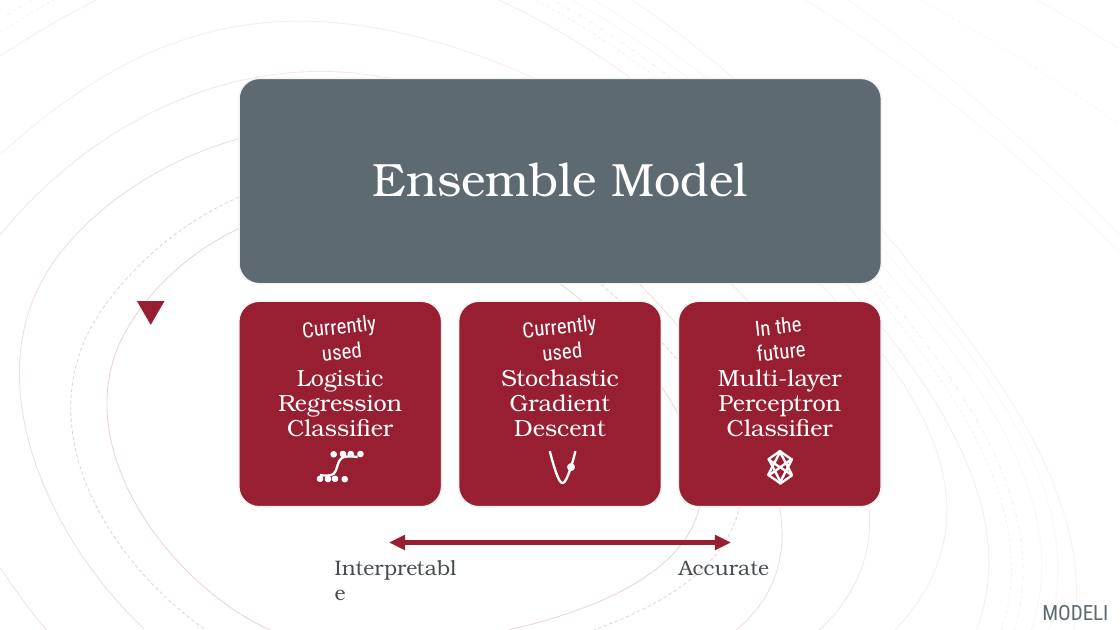
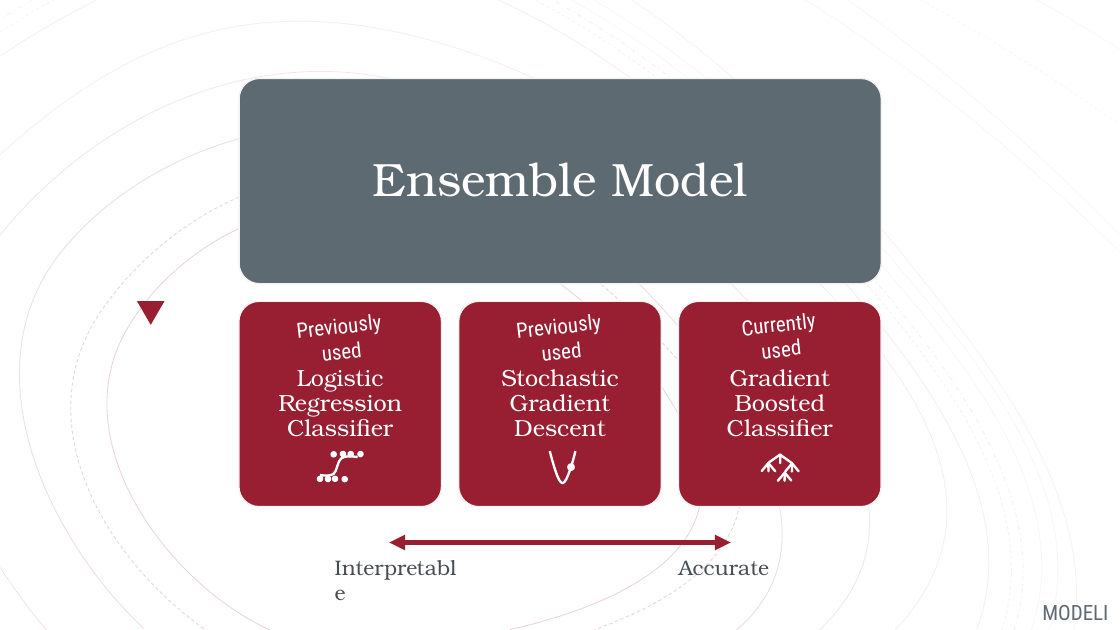
Before and after one commit to concrete-abstraction/student_risk_sagemaker, a slide deck: slide 7 of Documentation/student_risk_presentation.pptx. Drawn at 1120x630 pixels with LibreOffice and Linux fonts; fonts in the diff are those of the drawing. Boxes give left, top, right and bottom in pixels: in the first picture for what was removed or moved away, otherwise in the second. Text is boxed around its words. In the diff, an @@ line names an element or a change of style, - is before the commit and + after.

```diff
--- a/Documentation/student_risk_presentation.pptx
+++ b/Documentation/student_risk_presentation.pptx
@@ text in rounded speech box at [297, 314, 382, 361]: text changed @@
-Currently used
+Previously used
@@ text in rounded speech box at [517, 314, 602, 361]: text changed @@
-Currently used
+Previously used
@@ rounded speech box "Currently used": place and size @@
-rounded speech box "Currently used" at [725, 324, 835, 353]
+rounded speech box "Currently used" at [719, 321, 841, 351]
@@ text in rounded speech box at [742, 313, 816, 359]: text changed @@
-In the future
+Currently used
@@ text in freeform shape at [727, 369, 833, 437]: text changed @@
-Multi-layer Perceptron Classifier
+Gradient Boosted Classifier
@@ line moved from (769, 476) - (781, 467) to (762, 471) - (769, 463) @@
@@ line moved from (769, 460) - (781, 451) to (769, 463) - (781, 455) @@
@@ line moved from (769, 460) - (781, 467) to (776, 471) - (769, 464) @@
@@ line moved from (769, 460) - (781, 483) to (769, 463) - (769, 471) @@
@@ line moved from (769, 476) - (781, 483) to (778, 481) - (785, 473) @@
@@ line moved from (792, 460) - (781, 451) to (792, 463) - (781, 455) @@
@@ line moved from (781, 451) - (768, 475) to (781, 455) - (781, 463) @@
@@ line moved from (792, 476) - (781, 484) to (791, 481) - (785, 472) @@
@@ line moved from (792, 460) - (780, 483) to (785, 473) - (785, 481) @@
@@ line moved from (792, 460) - (781, 467) to (786, 471) - (791, 464) @@
@@ line moved from (792, 476) - (781, 467) to (799, 471) - (792, 463) @@
@@ line moved from (780, 451) - (792, 475) to (792, 464) - (792, 471) @@
```
Also in this commit, not shown: 27 other files.
